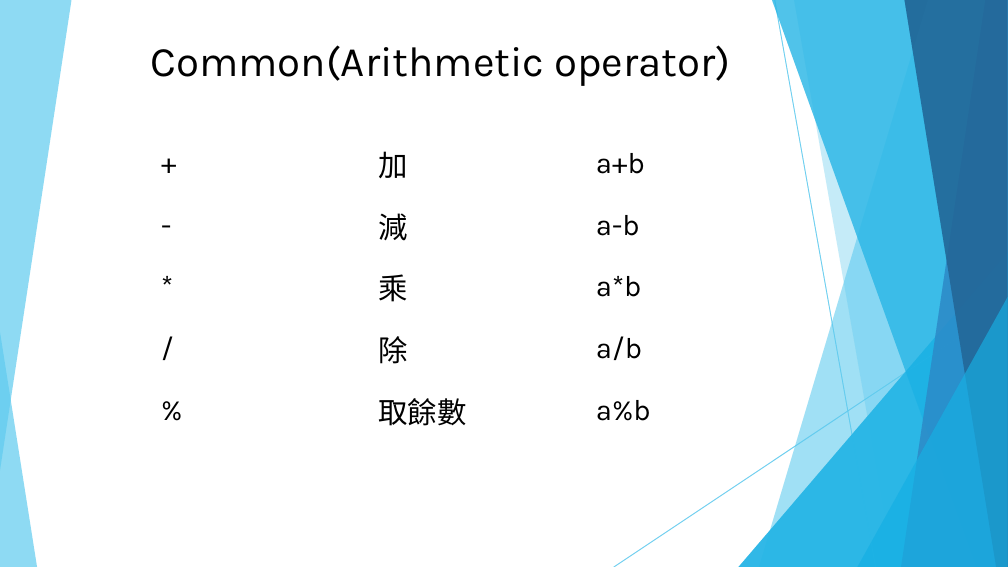
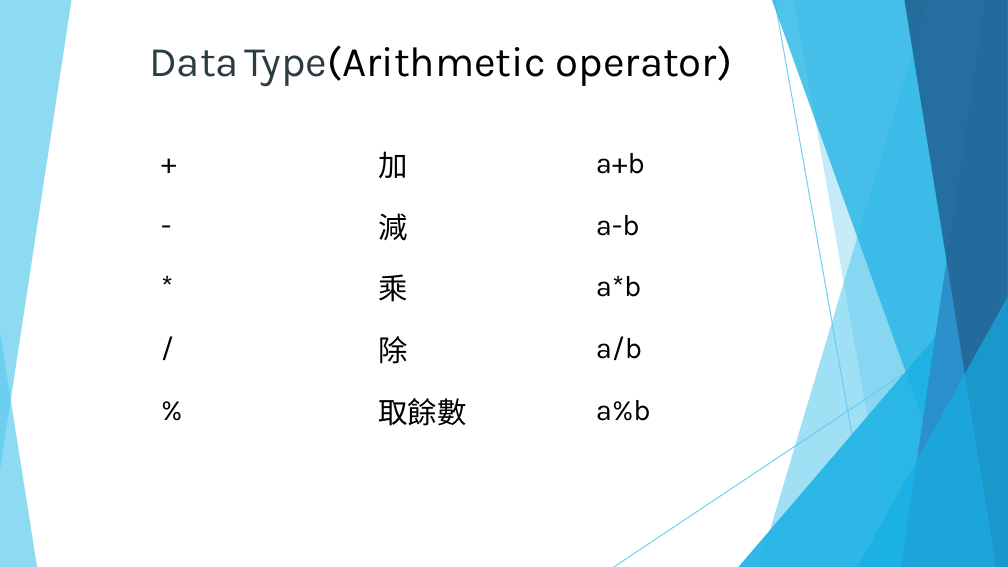
Before and after one commit to DavidChu0424/PythonIntroduction, a slide deck: slide 27 of Python Introduction.pptx (slide 23 before the commit). Drawn at 1008x567 pixels with LibreOffice and Linux fonts; fonts in the diff are those of the drawing. Boxes give left, top, right and bottom in pixels: in the first picture for what was removed or moved away, otherwise in the second. Text is boxed around its words. In the diff, an @@ line names an element or a change of style, - is before the commit and + after.

```diff
--- a/Python Introduction.pptx
+++ b/Python Introduction.pptx
@@ text at [149, 45, 732, 87]: text changed @@
-  Common(Arithmetic operator)
+  Data Type(Arithmetic operator)
```
Also in this commit, not shown: 1 other slide changed, 2 slides added.
